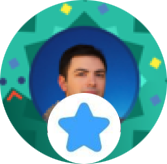
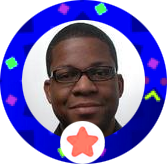
Layers edited between the first and the second 167 × 164 image:
painted on "Calque 3" over bbox(47, 93, 121, 164)
added layer "Calque 5" above "Calque 1" over bbox(22, 20, 145, 141)
painted on "Calque 1" over bbox(0, 0, 167, 164)
